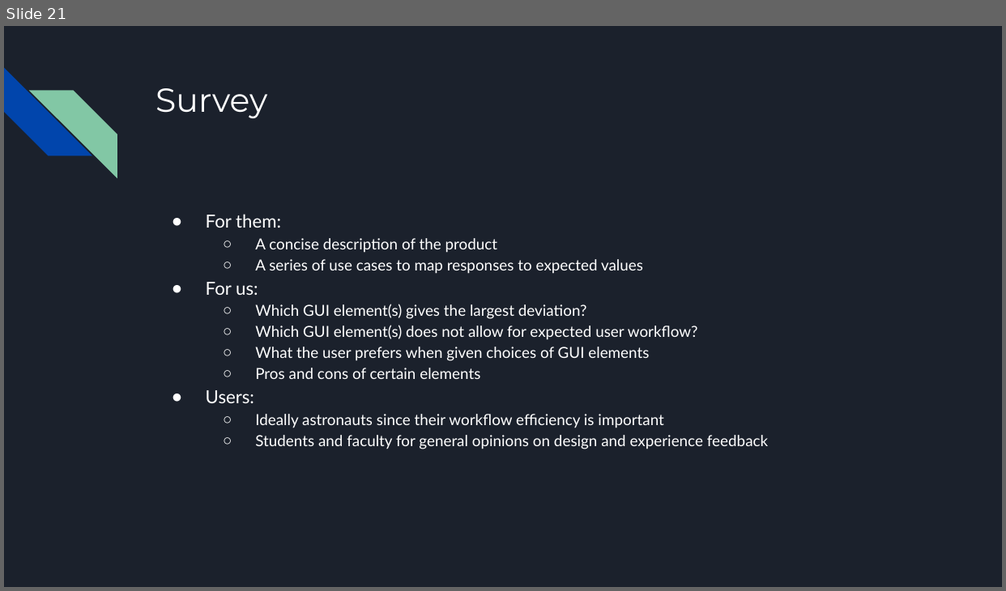
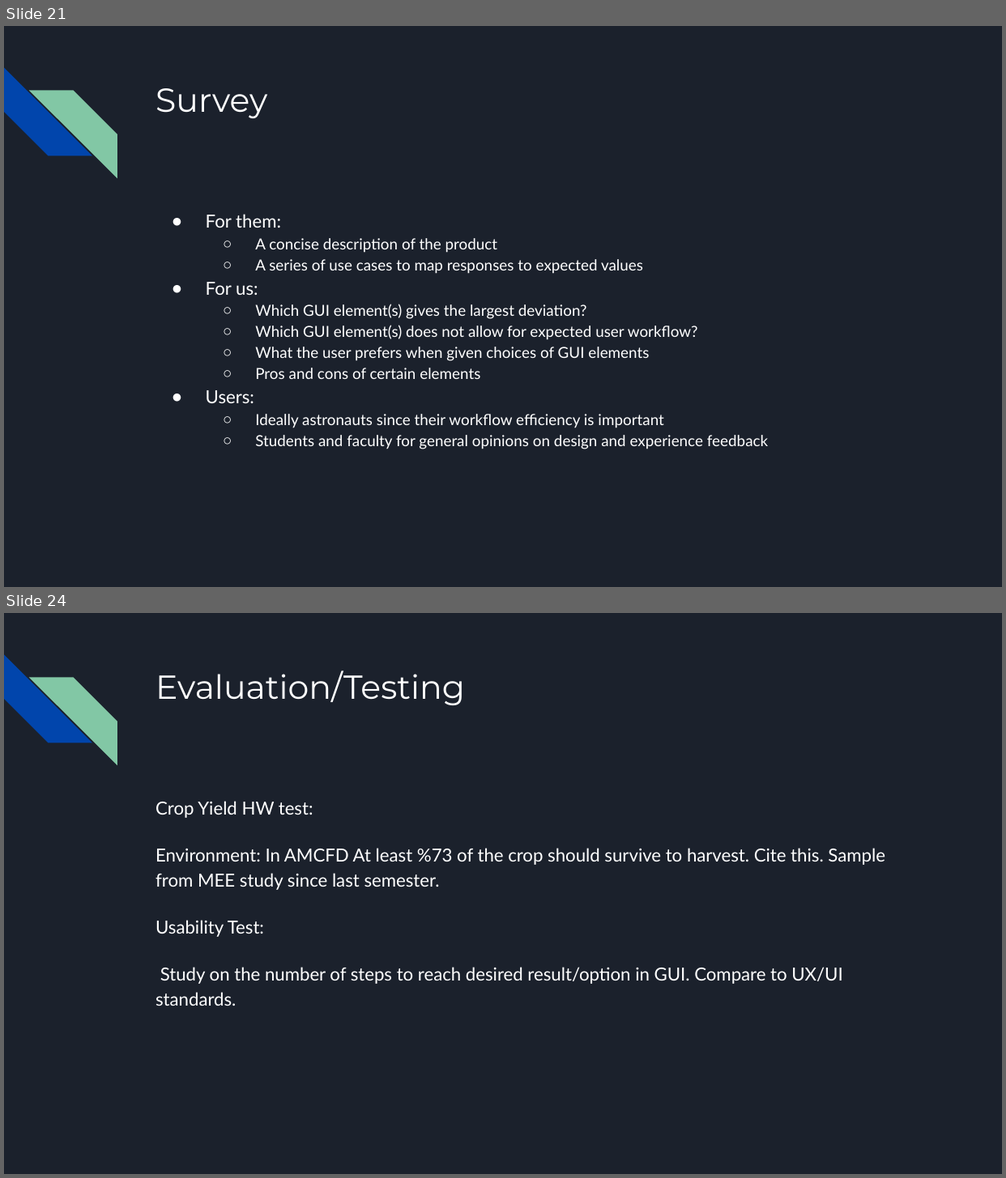
Before and after one commit to killsap/automated-multi-cycle-farming-in-space-website, a slide deck: docs/Milestone4Presentation.pptx. Shown one above the other, each under a label of ours: slide 21 before the commit, slides 21 and 24 after it; the slides between them are not shown. The pictures are 1006x591 and 1006x1178 pixels, drawn with LibreOffice and Linux fonts; fonts in the diff are those of the drawing. Boxes give left, top, right and bottom in pixels: in the first picture for what was removed or moved away, otherwise in the second. Text is boxed around its words. In the diff, an @@ line names an element or a change of style, - is before the commit and + after.

```diff
--- a/docs/Milestone4Presentation.pptx
+++ b/docs/Milestone4Presentation.pptx
@@ slide 24 added at (4, 613, 1002, 1174), background #1B212C; not listed: 2 template elements that a slide beside it also shows @@
@@ title added at (155, 671, 465, 705), 24 pt, text #FFFFFF @@
+Evaluation/Testing
@@ text added at (155, 801, 885, 1006), 13 pt, text #FFFFFF @@
+Crop Yield HW test:
+Environment: In AMCFD At least %73 of the crop should survive to harvest. Cite this. Sample from MEE study since last semester.
+Usability Test:
+Study on the number of steps to reach desired result/option in GUI. Compare to UX/UI standards.
```
Also in this commit, not shown: 1 slide changed, 4 other slides added.
